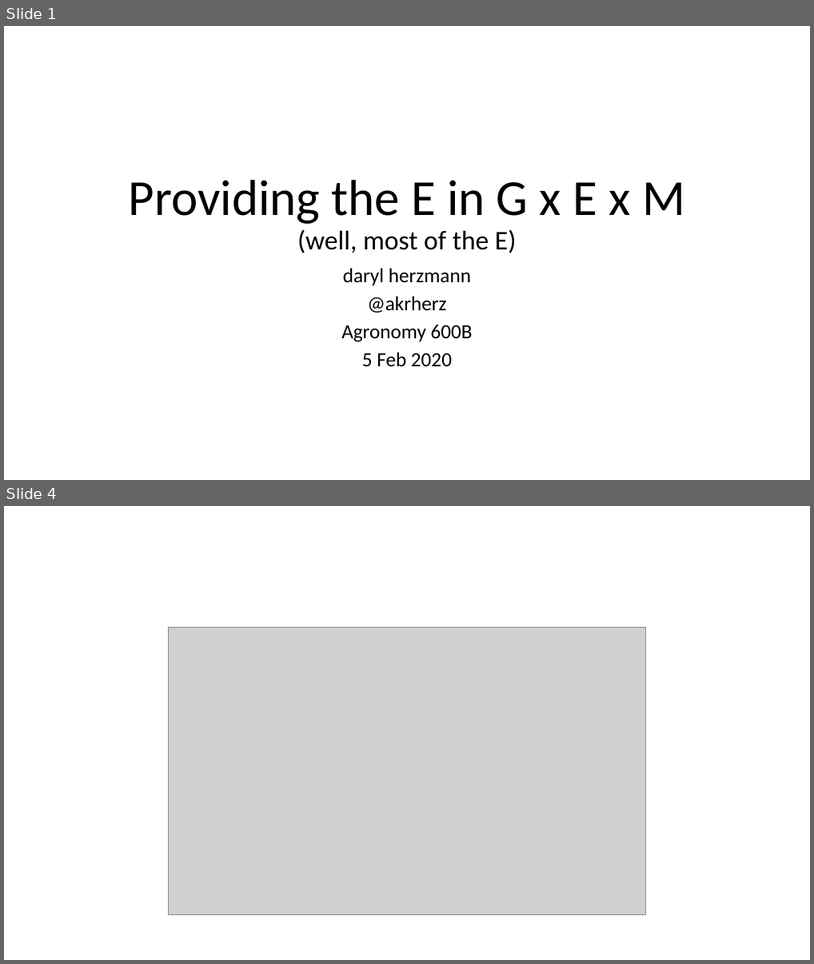
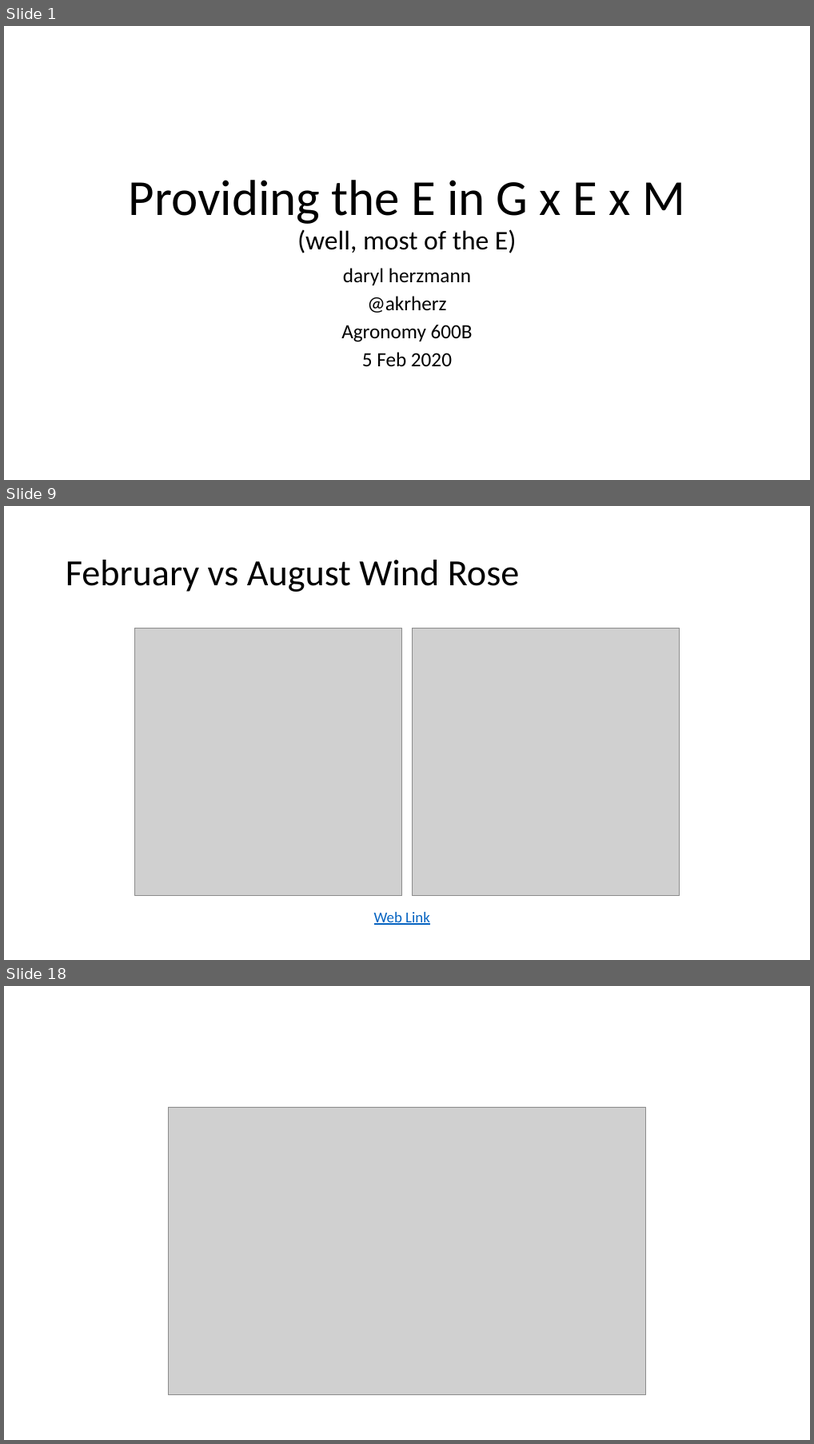
Before and after one commit to akrherz/akrherz, a slide deck: presentations/200205_agron600b/herzmann_600b.pptx. Shown one above the other, each under a label of ours: slides 1 and 4 before the commit, slides 1, 9 and 18 after it; the slides between them are not shown. The pictures are 814x964 and 814x1444 pixels, drawn with LibreOffice and Linux fonts; fonts in the diff are those of the drawing; grey boxes stand for pictures. Boxes give left, top, right and bottom in pixels: in the first picture for what was removed or moved away, otherwise in the second. Text is boxed around its words. In the diff, an @@ line names an element or a change of style, - is before the commit and + after.

```diff
--- a/presentations/200205_agron600b/herzmann_600b.pptx
+++ b/presentations/200205_agron600b/herzmann_600b.pptx
@@ slide 9 added at (x1=4, y1=506, x2=810, y2=960), background #FFFFFF @@
@@ title added at (x1=66, y1=560, x2=519, y2=592), 44 pt, text #000000 @@
+February vs August Wind Rose
@@ picture added at (x1=135, y1=628, x2=402, y2=896) @@
@@ picture added at (x1=412, y1=628, x2=680, y2=896) @@
@@ text added at (x1=374, y1=912, x2=430, y2=924), 18 pt, text #0563C1, underline @@
+Web Link
@@ what was slide 4 is now slide 18 @@
```
Also in this commit, not shown: 2 slides changed, 14 other slides added.
